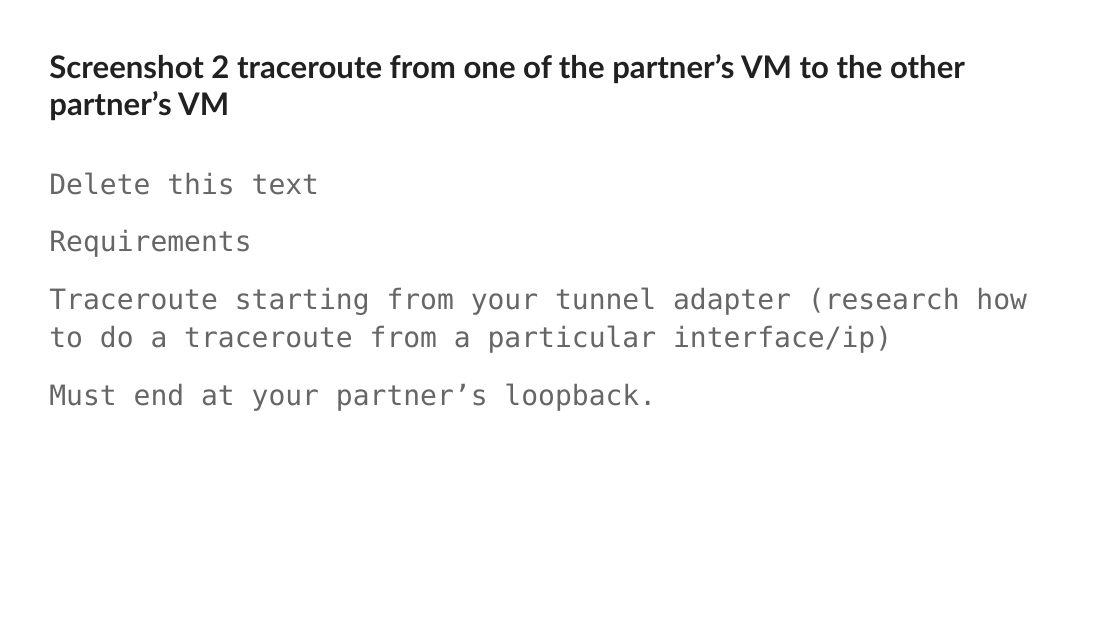
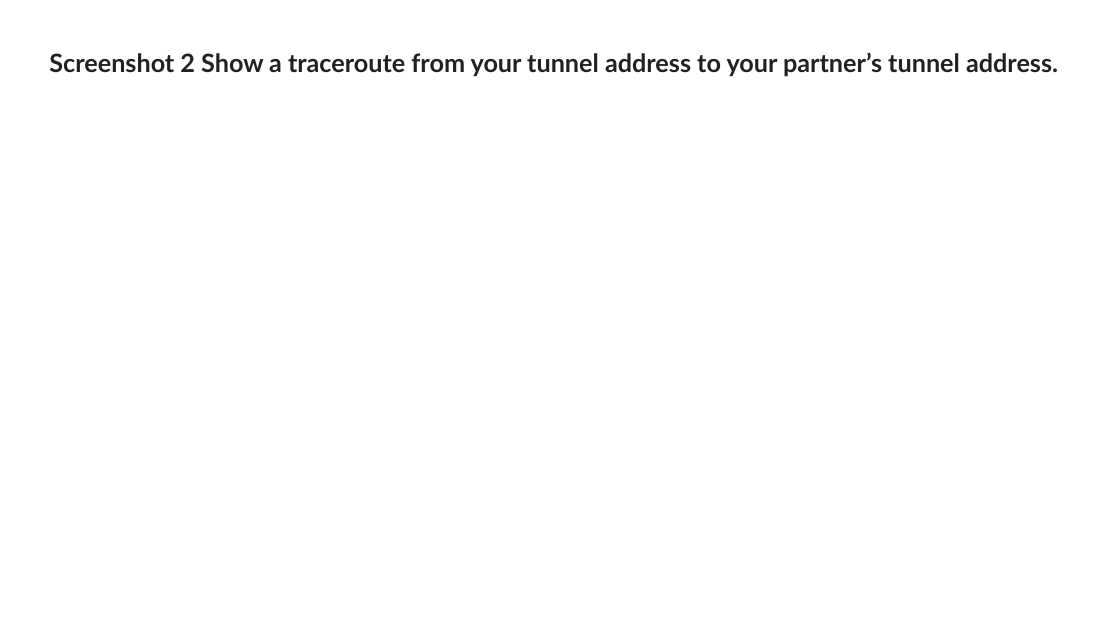
Before and after one commit to WikiSteve/networking-labs, a slide deck: slide 3 of labs/050-linux-static-routing/assets/Static routing SUBMISSION TEMPLATE.pptx. Drawn at 1120x630 pixels with LibreOffice and Linux fonts; fonts in the diff are those of the drawing. Boxes give left, top, right and bottom in pixels: in the first picture for what was removed or moved away, otherwise in the second. Text is boxed around its words. In the diff, an @@ line names an element or a change of style, - is before the commit and + after.

```diff
--- a/labs/050-linux-static-routing/assets/Static routing SUBMISSION TEMPLATE.pptx
+++ b/labs/050-linux-static-routing/assets/Static routing SUBMISSION TEMPLATE.pptx
@@ title at [49,52,1058,76]: text changed; size 20 to 16.2 pt @@
-Screenshot 2 traceroute from one of the partner’s VM to the other partner’s VM
+Screenshot 2 Show a traceroute from your tunnel address to your partner’s tunnel address.
@@ text removed at [49,172,1027,411] @@
-Delete this text
-Requirements
-Traceroute starting from your tunnel adapter (research how to do a traceroute from a particular interface/ip)
-Must end at your partner’s loopback.
```
Also in this commit, not shown: 2 other slides changed, 1 slide added, 1 slide removed, 24 other files.
